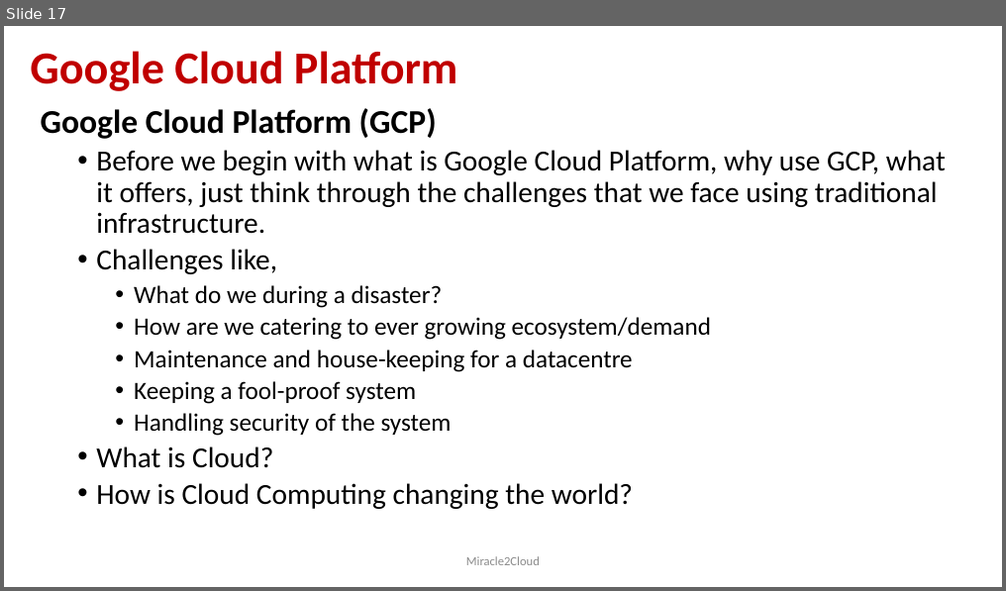
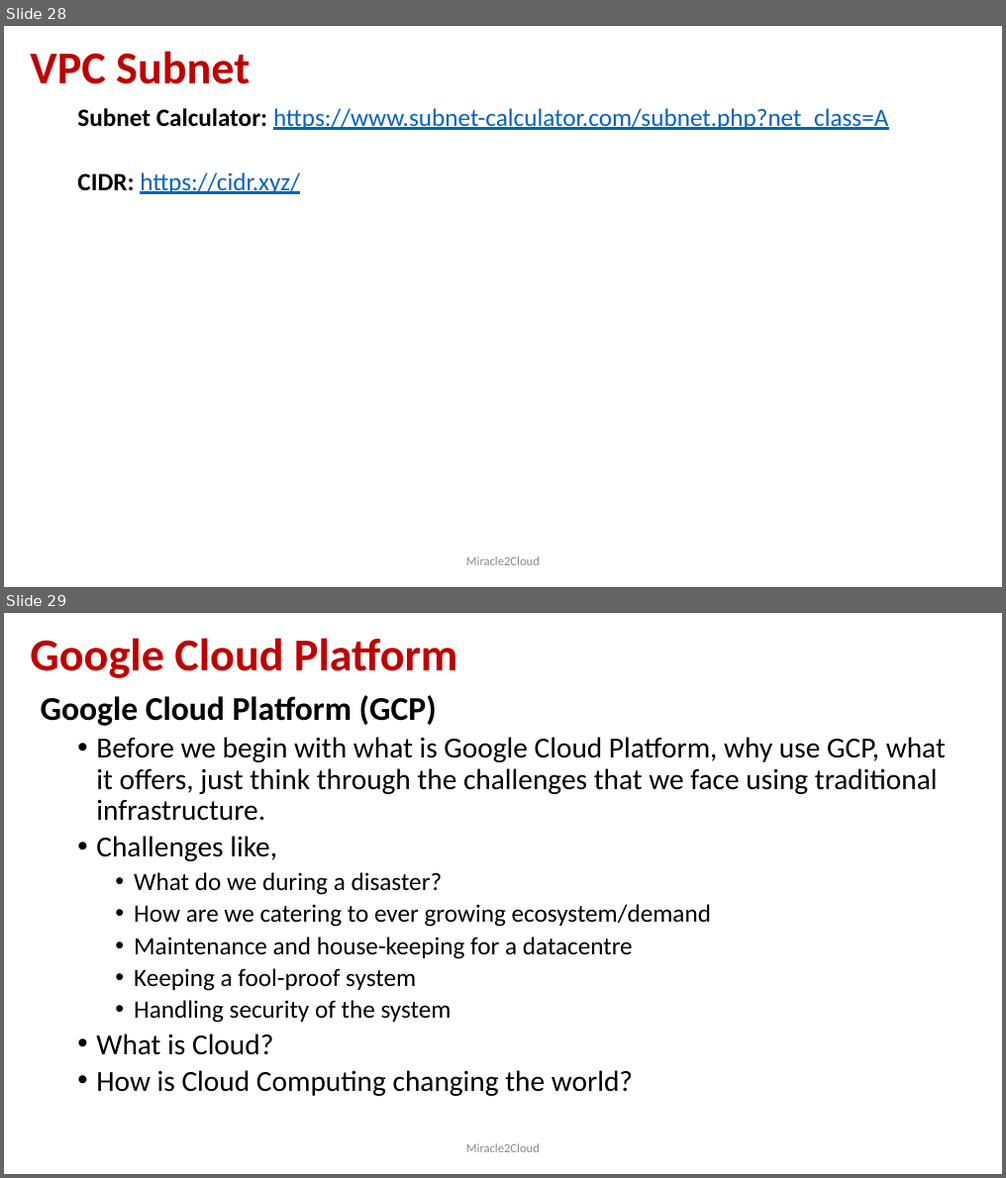
Before and after one commit to miracle2cloud/gcp, a slide deck: Google Cloud Platform.pptx. Shown one above the other, each under a label of ours: slide 17 before the commit, slides 28 and 29 after it. The pictures are 1006x591 and 1006x1178 pixels, drawn with LibreOffice and Linux fonts; fonts in the diff are those of the drawing. Boxes give left, top, right and bottom in pixels: in the first picture for what was removed or moved away, otherwise in the second. Text is boxed around its words. In the diff, an @@ line names an element or a change of style, - is before the commit and + after.

```diff
--- a/Google Cloud Platform.pptx
+++ b/Google Cloud Platform.pptx
@@ slide 28 added at (4,26,1002,587), background #FFFFFF @@
@@ title added at (30,51,250,84), 44 pt, text #C00000, bold @@
+VPC Subnet
@@ text added at (77,108,888,194), 24 pt, text #0563C1, underline @@
+  Subnet Calculator: https://www.subnet-calculator.com/subnet.php?net_class=A
+  CIDR: https://cidr.xyz/
@@ text added at (466,557,540,566), 12 pt, text #8C8C8C @@
+Miracle2Cloud
@@ what was slide 17 is now slide 29 @@
```
Also in this commit, not shown: 1 slide changed, 10 other slides added, 1 slide removed.
